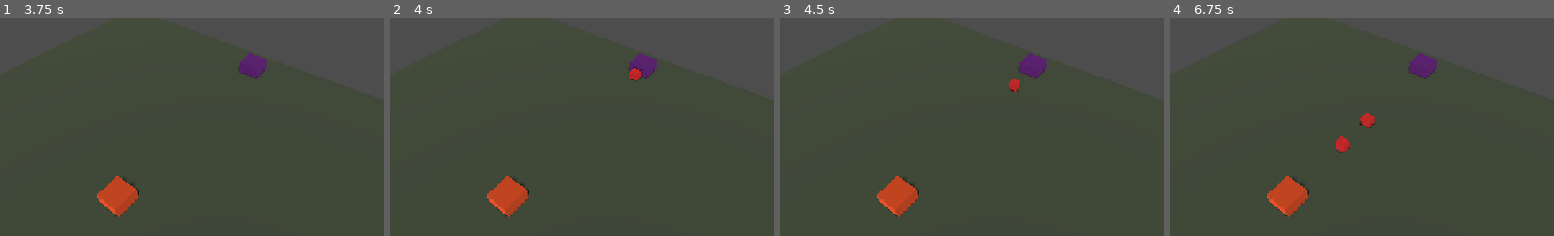
Above: before the commit, frames 1-4 (left to right).
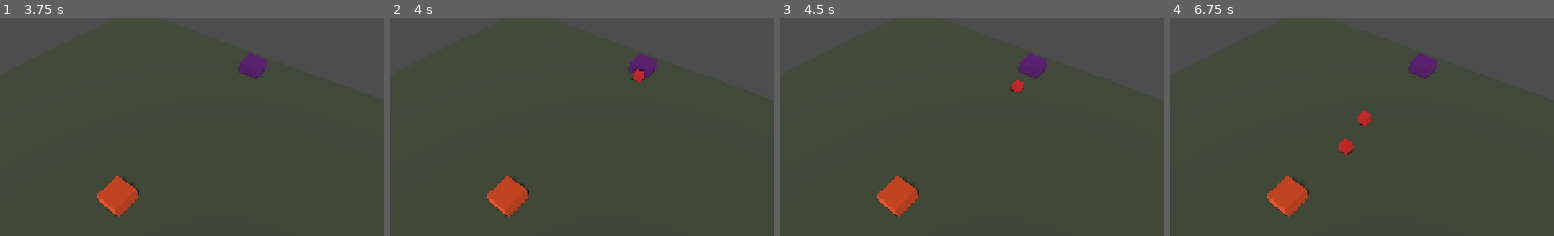
Above: after the commit, the same moments.

Repository: kcokz/dino-td
Game: Godot game, scene res://scenes/Main.tscn
Two runs of this game, one before a commit and one after it. Both use one fixed random seed, a clock stepped at 60 frames per second and the inputs below.
Inputs (mouse positions are % of the whole screen's width and height, from its top left):
- Up to frame 1 (3.75 s): click "木墙 (2木, 1AP)" at 0.5 s; click "伐木屋 (3木, 1AP)" at 1.25 s; click "自动哨位 (4木, 1AP)" at 2 s; click "结束行动" at 2.75 s; tap Enter at 3.5 s; move the mouse to (73, 45) at 3.52 s; click (73, 45) at 3.67 s
- Up to frame 2 (4 s): no input
- Up to frame 3 (4.5 s): move the mouse to (30, 55) at 4.27 s; click (30, 55) at 4.42 s
- Up to frame 4 (6.75 s): move the mouse to (61, 28) at 5.02 s; click (61, 28) at 5.17 s; move the mouse to (45, 70) at 5.77 s; click (45, 70) at 5.92 s; move the mouse to (81, 65) at 6.52 s; click (81, 65) at 6.67 s
The pictures show only the part of the screen within x 22-72%, y 28-78%; the shares and areas given below are measured in that part.

Frame 1 is identical in both runs. In frame 2, 0.1% of the frame differs, in the area x 62-67%, y 23-30%; in frame 3, 0.1%; in frame 4, 0.3%, in the area x 43-54%, y 42-64%.

Commit message:
fix(gameplay): prevent dinosaur conga line queueing and tower mesh clipping
- Configure DINO_LANE_OFFSETS, DINO_SEPARATION_MIN_DIST (1.15m), and DINO_MAX_LATERAL_OFFSET (0.60m) in Config.gd
- Implement staggered 3-lane pack advancing in WaveManager and Dino with perpendicular corridor bounds
- Remove building_type == 'tower' exclusion in Dino._is_target_valid to halt and attack blocking defense towers
- Add test_11 and test_12 to test_gameplay_fixes.gd (all 20 suites, 345 tests passing)

Diff:
--- a/scripts/autoload/Config.gd
+++ b/scripts/autoload/Config.gd
@@ -136,6 +136,9 @@
 		"size": Vector3(0.8, 0.5, 0.8),
 	}
 }
+const DINO_LANE_OFFSETS: Array[float] = [-0.35, 0.35, 0.0]
+const DINO_SEPARATION_MIN_DIST: float = 1.15
+const DINO_MAX_LATERAL_OFFSET: float = 0.60
 
 # ==============================================================================
 # 4. Wave Spawning & Scaling Rules (WAVES)
--- a/scripts/core/WaveManager.gd
+++ b/scripts/core/WaveManager.gd
@@ -228,10 +228,26 @@
 
 	if dino.has_method("setup"):
 		dino.setup("raptor", multipliers)
+
+	var cfg = _get_config()
+	var lane_offsets: Array = cfg.DINO_LANE_OFFSETS if (cfg and "DINO_LANE_OFFSETS" in cfg) else [-0.35, 0.35, 0.0]
+	var offset: float = 0.0
+	if not lane_offsets.is_empty():
+		offset = float(lane_offsets[dinos_spawned_count % lane_offsets.size()])
+
+	if "lane_offset" in dino:
+		dino.lane_offset = offset
 	if "waypoints" in dino:
 		dino.waypoints = waypoints.duplicate()
 	if "position" in dino:
-		dino.position = nest_spawn_position
+		var spawn_offset = Vector3(offset, 0.0, 0.0)
+		if waypoints.size() >= 2:
+			var seg: Vector3 = waypoints[1] - waypoints[0]
+			seg.y = 0.0
+			if seg.length_squared() > 0.001:
+				var perp: Vector3 = seg.normalized().cross(Vector3.UP).normalized()
+				spawn_offset = perp * offset
+		dino.position = nest_spawn_position + spawn_offset
 
 	# Add to container
 	var target_parent = dinos_container if is_instance_valid(dinos_container) else self
--- a/scripts/entities/Dino.gd
+++ b/scripts/entities/Dino.gd
@@ -23,6 +23,7 @@
 @export var attack_rate: float = 1.0
 @export var targeting: String = "blocker_then_core"
 @export var arrival_threshold: float = 0.3
+@export var lane_offset: float = 0.0
 
 # Compatibility aliases
 var move_speed: float:
@@ -151,15 +152,38 @@
 	has_reached_destination = false
 	_orient_to_next_waypoint()
 
+func _get_path_normal(target_index: int) -> Vector3:
+	if waypoints.is_empty():
+		return Vector3.RIGHT
+	var seg: Vector3 = Vector3.ZERO
+	if target_index > 0 and target_index < waypoints.size():
+		seg = waypoints[target_index] - waypoints[target_index - 1]
+	elif waypoints.size() >= 2:
+		seg = waypoints[1] - waypoints[0]
+	seg.y = 0.0
+	if seg.length_squared() < 0.001:
+		return Vector3.RIGHT
+	var fwd: Vector3 = seg.normalized()
+	return fwd.cross(Vector3.UP).normalized()
+
+func _get_lane_target_pos(target_index: int) -> Vector3:
+	if target_index >= waypoints.size():
+		return global_position
+	var base_pos: Vector3 = waypoints[target_index]
+	if absf(lane_offset) > 0.001:
+		var perp: Vector3 = _get_path_normal(target_index)
+		return base_pos + perp * lane_offset
+	return base_pos
+
 func _orient_to_next_waypoint() -> void:
 	if not is_inside_tree():
 		return
 	if current_waypoint_index < waypoints.size():
-		var target_pos: Vector3 = waypoints[current_waypoint_index]
+		var target_pos: Vector3 = _get_lane_target_pos(current_waypoint_index)
 		var diff: Vector3 = target_pos - global_position
 		diff.y = 0.0
 		if diff.length() <= arrival_threshold and current_waypoint_index + 1 < waypoints.size():
-			target_pos = waypoints[current_waypoint_index + 1]
+			target_pos = _get_lane_target_pos(current_waypoint_index + 1)
 			diff = target_pos - global_position
 			diff.y = 0.0
 		if diff.length_squared() > 0.001:
@@ -208,7 +232,7 @@
 		_reach_destination()
 		return
 
-	var target_pos: Vector3 = waypoints[current_waypoint_index]
+	var target_pos: Vector3 = _get_lane_target_pos(current_waypoint_index)
 	var diff: Vector3 = target_pos - global_position
 	diff.y = 0.0
 
@@ -218,7 +242,7 @@
 		if current_waypoint_index >= waypoints.size():
 			_reach_destination()
 			return
-		target_pos = waypoints[current_waypoint_index]
+		target_pos = _get_lane_target_pos(current_waypoint_index)
 		diff = target_pos - global_position
 		diff.y = 0.0
 		dist = diff.length()
@@ -256,7 +280,8 @@
 	if dinos.size() <= 1:
 		return
 
-	var min_dist: float = 0.85 # Raptor body box is 0.8 x 0.8 x 0.8
+	var cfg = _get_config()
+	var min_dist: float = cfg.DINO_SEPARATION_MIN_DIST if (cfg and "DINO_SEPARATION_MIN_DIST" in cfg) else 1.15
 	var total_push: Vector3 = Vector3.ZERO
 
 	for other in dinos:
@@ -276,7 +301,16 @@
 			var dist: float = sqrt(dist_sq)
 			if dist > 0.001:
 				var push_mag: float = (min_dist - dist)
-				total_push += (diff / dist) * push_mag
+				var push_dir: Vector3 = diff / dist
+				# If dinos are nearly collinear (small lateral difference),
+				# inject lateral separation bias to prevent single-file conga lines
+				if absf(diff.x) < 0.35:
+					var side: float = 1.0 if (global_position.x >= other.global_position.x) else -1.0
+					if absf(diff.x) < 0.01:
+						side = 1.0 if get_instance_id() > other.get_instance_id() else -1.0
+					push_dir.x += side * 0.5
+					push_dir = push_dir.normalized()
+				total_push += push_dir * push_mag
 			else:
 				# Perfectly coincident: deterministic lateral displacement by instance ID
 				var side: float = 1.0 if get_instance_id() > other.get_instance_id() else -1.0
@@ -287,6 +321,20 @@
 		var max_step: float = push_rate * delta
 		var push_step: Vector3 = total_push.normalized() * minf(total_push.length(), max_step)
 		global_position += push_step
+
+	# Bound lateral drift to path corridor if waypoints are defined
+	if not waypoints.is_empty():
+		var max_lat: float = cfg.DINO_MAX_LATERAL_OFFSET if (cfg and "DINO_MAX_LATERAL_OFFSET" in cfg) else 0.60
+		var wp_idx: int = mini(current_waypoint_index, waypoints.size() - 1)
+		var centerline_pos: Vector3 = waypoints[wp_idx]
+		var perp: Vector3 = _get_path_normal(wp_idx)
+		if perp.length_squared() > 0.001:
+			var to_dino: Vector3 = global_position - centerline_pos
+			to_dino.y = 0.0
+			var lat_dist: float = to_dino.dot(perp)
+			if absf(lat_dist) > max_lat:
+				var excess: float = lat_dist - signf(lat_dist) * max_lat
+				global_position -= perp * excess
 
 func check_obstacle() -> Node:
 	if raycast == null or not is_instance_valid(raycast):
@@ -369,8 +417,6 @@
 		return false
 	if not target.has_method("take_damage"):
 		return false
-	if target is Node and "building_type" in target and target.building_type == "tower":
-		return false
 	return true
 
 func _reach_destination() -> void:
--- a/tests/test_gameplay_fixes.gd
+++ b/tests/test_gameplay_fixes.gd
@@ -288,3 +288,74 @@
 
 	var final_dist: float = dino1.global_position.distance_to(dino2.global_position)
 	assert_true(final_dist >= 0.8, "Dinos must be pushed apart to at least 0.8m distance (got %f)" % final_dist)
+
+func test_11_dino_detects_and_attacks_tower_without_clipping() -> void:
+	assert_not_null(dino_script, "Dino script must exist")
+	var tower_script = load("res://scripts/entities/Tower.gd")
+	assert_not_null(tower_script, "Tower script must exist")
+
+	var tower = tower_script.new()
+	_cleanup_nodes.append(tower)
+	tree.root.add_child(tower)
+	tower.setup("tower", Vector2i(0, -2))
+	tower.global_position = Vector3(1.0, 0.0, -4.0)
+
+	var dino = dino_script.new("raptor")
+	_cleanup_nodes.append(dino)
+	tree.root.add_child(dino)
+	dino.global_position = Vector3(1.0, 0.0, -8.0)
+	dino.set_waypoints([Vector3(1.0, 0.0, -8.0), Vector3(1.0, 0.0, 0.0)])
+
+	await wait_frames(2)
+
+	# Step dino towards tower
+	for step in range(60):
+		if dino.current_state == 1: # ATTACKING
+			break
+		dino.advance_towards_waypoint(0.05)
+		await wait_frames(1)
+
+	assert_eq(int(dino.current_state), 1, "Dino must detect tower and enter ATTACKING state")
+	var dist_to_tower: float = dino.global_position.distance_to(tower.global_position)
+	assert_true(dist_to_tower >= 0.7, "Dino must halt in front of tower rather than clipping inside (dist=%f)" % dist_to_tower)
+	assert_true(dino.global_position.z <= -4.0 - 0.7, "Dino must remain outside tower box on Z axis (z=%f)" % dino.global_position.z)
+
+	# Verify dino can damage tower
+	var initial_hp: float = tower.current_hp
+	dino.perform_attack()
+	assert_true(tower.current_hp < initial_hp, "Dino attack must inflict damage to the blocking tower")
+
+func test_12_dinos_disperse_in_lanes_across_path_corridor() -> void:
+	var wave_manager_script = load("res://scripts/core/WaveManager.gd")
+	assert_not_null(wave_manager_script, "WaveManager script must exist")
+
+	var wm = wave_manager_script.new()
+	_cleanup_nodes.append(wm)
+	tree.root.add_child(wm)
+	wm.waypoints = [Vector3(1.0, 0.0, -18.0), Vector3(1.0, 0.0, 0.0)]
+	wm.nest_spawn_position = Vector3(1.0, 0.0, -18.0)
+
+	var d0 = wm.spawn_dino()
+	var d1 = wm.spawn_dino()
+	var d2 = wm.spawn_dino()
+	_cleanup_nodes.append(d0)
+	_cleanup_nodes.append(d1)
+	_cleanup_nodes.append(d2)
+
+	await wait_frames(2)
+
+	# Verify lane offsets assigned
+	assert_true(d0.lane_offset != d1.lane_offset, "Dino 0 and Dino 1 must have different lane offsets")
+	assert_true(absf(d0.global_position.x - d1.global_position.x) >= 0.5, "Dinos must spawn staggered across path lanes")
+
+	# Step forward and verify corridor adherence
+	for step in range(20):
+		d0.advance_towards_waypoint(0.05)
+		d1.advance_towards_waypoint(0.05)
+		d2.advance_towards_waypoint(0.05)
+		d0._apply_dino_separation(0.05)
+		d1._apply_dino_separation(0.05)
+		d2._apply_dino_separation(0.05)
+
+	for d in [d0, d1, d2]:
+		assert_true(d.global_position.x >= 0.4 and d.global_position.x <= 1.6, "Dinos must stay inside road corridor [0.4, 1.6] (got x=%f)" % d.global_position.x)
